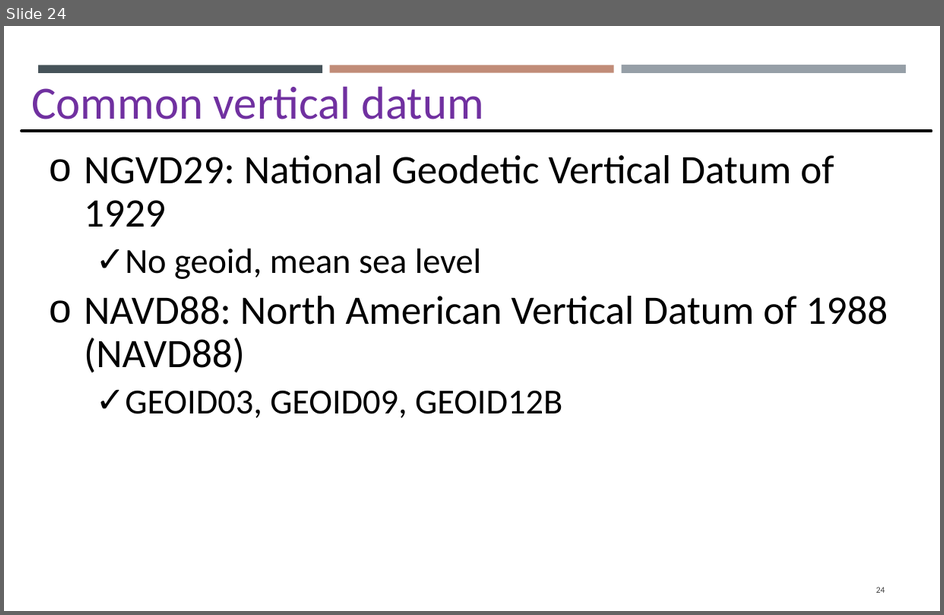
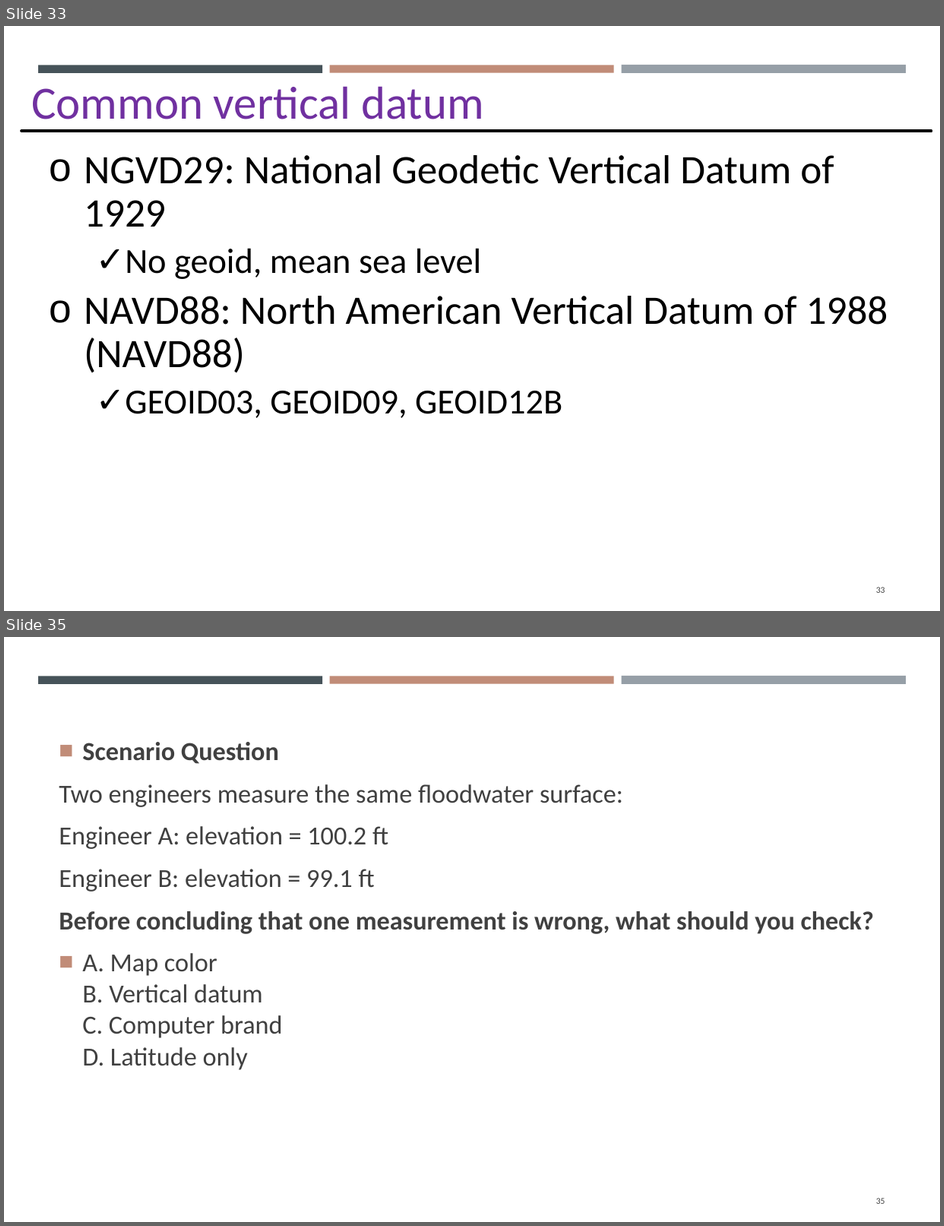
Before and after one commit to gisynw/GIS_I, a slide deck: docs/Lectures/Week03/Week03_GEOG2475_Datum_Tuesday.pptx. Shown one above the other, each under a label of ours: slide 24 before the commit, slides 33 and 35 after it; the slides between them are not shown. The pictures are 944x615 and 944x1226 pixels, drawn with LibreOffice and Linux fonts; fonts in the diff are those of the drawing. Boxes give left, top, right and bottom in pixels: in the first picture for what was removed or moved away, otherwise in the second. Text is boxed around its words. In the diff, an @@ line names an element or a change of style, - is before the commit and + after.

```diff
--- a/docs/Lectures/Week03/Week03_GEOG2475_Datum_Tuesday.pptx
+++ b/docs/Lectures/Week03/Week03_GEOG2475_Datum_Tuesday.pptx
@@ slide 35 added at box(4, 637, 940, 1222), background #FFFFFF; not listed: 3 template elements that a slide beside it also shows @@
@@ text added at box(59, 742, 874, 1070), 18 pt, text #404040 @@
+■ Scenario Question
+Two engineers measure the same floodwater surface:
+Engineer A: elevation = 100.2 ft
+Engineer B: elevation = 99.1 ft
+Before concluding that one measurement is wrong, what should you check?
+■ A. Map color
+  B. Vertical datum
+  C. Computer brand
+  D. Latitude only
@@ page number added at box(876, 1198, 886, 1204), 6.1 pt, text #404040 @@
+35
@@ what was slide 24 is now slide 33 @@
@@ page number at box(876, 587, 886, 593): text changed @@
-24
+33
```
Also in this commit, not shown: 6 slides changed, 11 other slides added, 5 other files.
